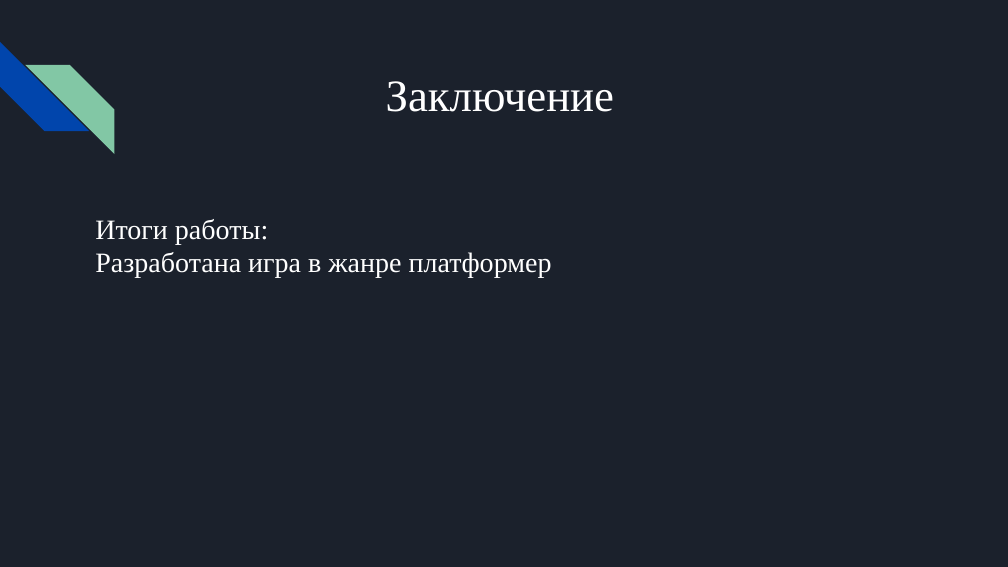
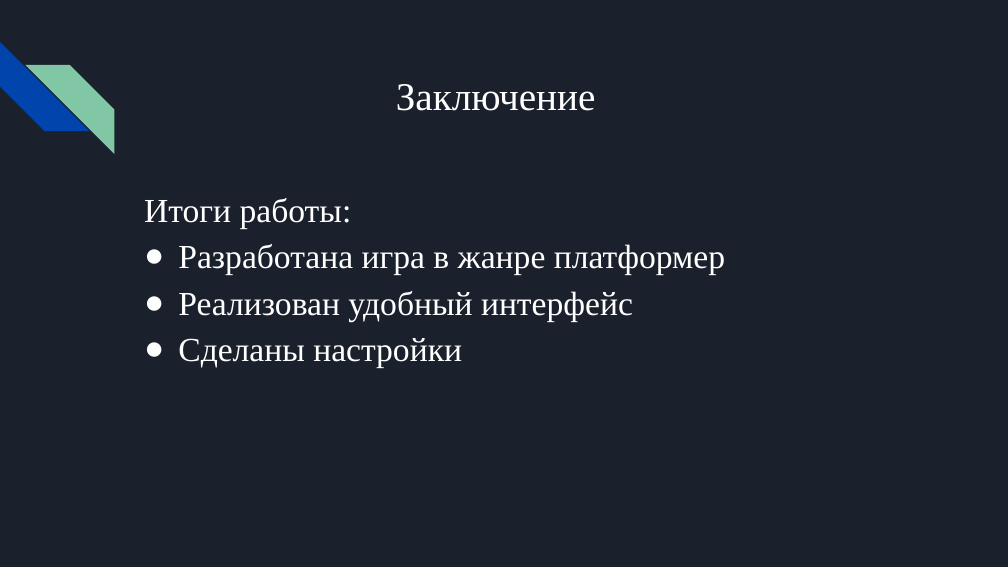
Before and after one commit to ShpakovskiVyacheslav/Arcade-project, a slide deck: slide 7 of documentation/Fish Hunter.pptx. Drawn at 1008x567 pixels with LibreOffice and Linux fonts; fonts in the diff are those of the drawing. Boxes give left, top, right and bottom in pixels: in the first picture for what was removed or moved away, otherwise in the second. Text is boxed around its words. In the diff, an @@ line names an element or a change of style, - is before the commit and + after.

```diff
--- a/documentation/Fish Hunter.pptx
+++ b/documentation/Fish Hunter.pptx
@@ title "Заключение": place and size @@
-title "Заключение" at (386, 81, 614, 112)
+title "Заключение" at (396, 84, 596, 111)
@@ title "Заключение" at (396, 84, 596, 111): size 32 to 28 pt; alignment centre to left @@
@@ text added at (144, 198, 725, 368), 24 pt, text #FFFFFF @@
+Итоги работы:
+● Разработана игра в жанре платформер
+● Реализован удобный интерфейс
+● Сделаны настройки
@@ text removed at (95, 219, 552, 278) @@
-Итоги работы:
-Разработана игра в жанре платформер
```
Also in this commit, not shown: 4 other slides changed, 2 other files.
